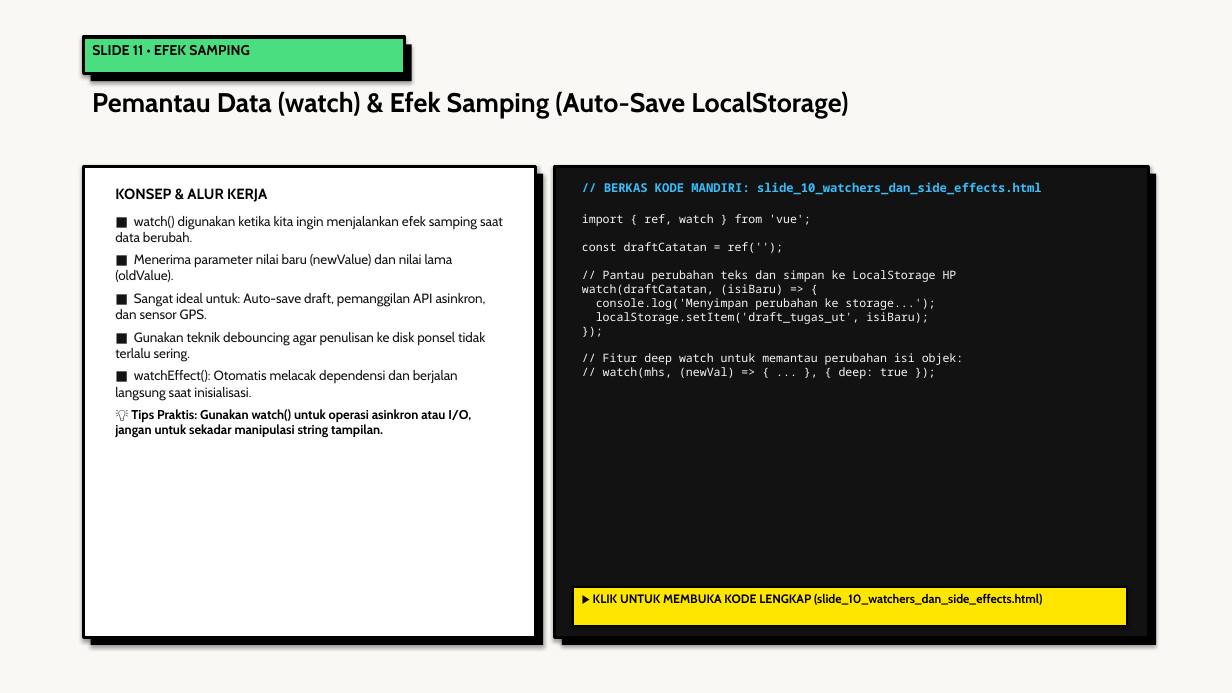
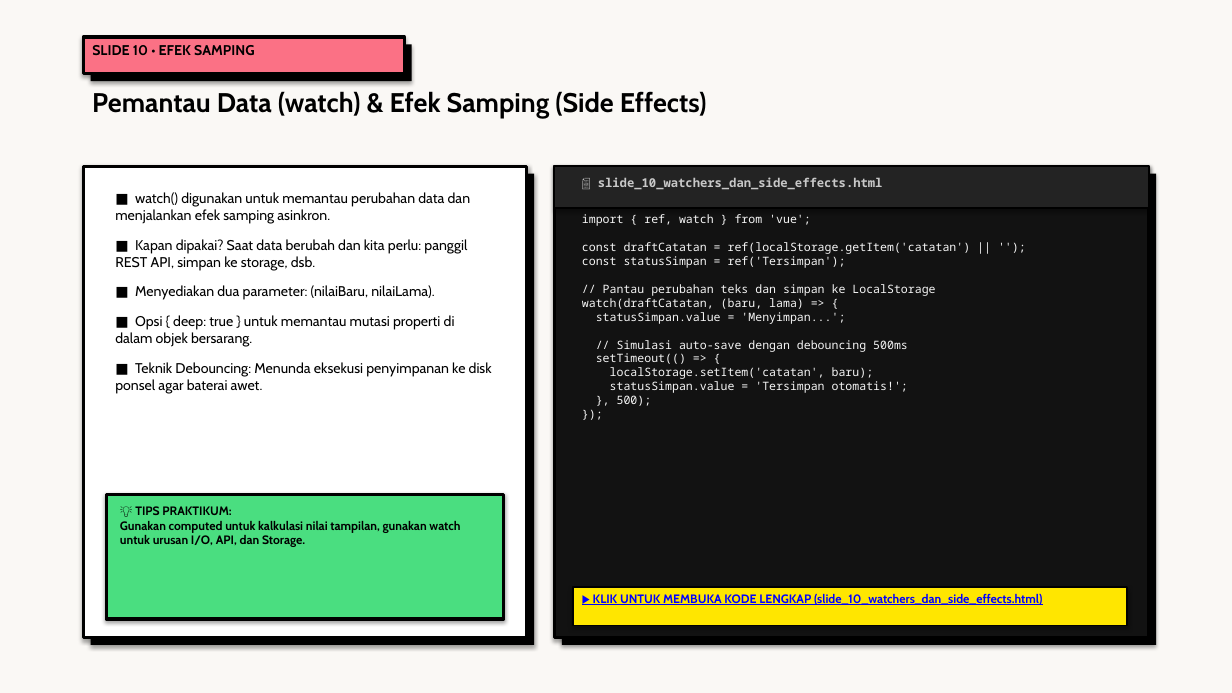
Before and after one commit to antonprafanto/tuweb_mobile2025, a slide deck: slide 10 of slide_presentasi/SESI_02_Frontend_Modern_Vue.pptx (slide 11 before the commit). Drawn at 1232x693 pixels with LibreOffice and Linux fonts; fonts in the diff are those of the drawing. Boxes give left, top, right and bottom in pixels: in the first picture for what was removed or moved away, otherwise in the second. Text is boxed around its words. In the diff, an @@ line names an element or a change of style, - is before the commit and + after.

Commit message:
feat(sesi-02): audit tuntas 18 file html ramah awam diagram svg pptx neobrutalism dan naskah mermaid

```diff
--- a/slide_presentasi/SESI_02_Frontend_Modern_Vue.pptx
+++ b/slide_presentasi/SESI_02_Frontend_Modern_Vue.pptx
@@ rectangle at bbox=[83, 37, 405, 74]: fill #4ADE80 to #FB7185 @@
@@ text at bbox=[92, 45, 255, 56]: text changed @@
-SLIDE 11 • EFEK SAMPING
+SLIDE 10 • EFEK SAMPING
@@ text at bbox=[92, 91, 707, 119]: text changed @@
-Pemantau Data (watch) & Efek Samping (Auto-Save LocalStorage)
+Pemantau Data (watch) & Efek Samping (Side Effects)
@@ rectangle: place and size @@
-rectangle at bbox=[83, 166, 536, 638]
+rectangle at bbox=[83, 166, 527, 638]
@@ rectangle: place and size @@
-rectangle at bbox=[91, 174, 543, 645]
+rectangle at bbox=[91, 174, 534, 645]
@@ rectangle added at bbox=[555, 166, 1149, 208], fill #232323, outline #000000 1.5 pt @@
@@ text at bbox=[598, 177, 883, 190]: text changed; text colour #38BDF8 to #C8C8C8 @@
-// BERKAS KODE MANDIRI: slide_10_watchers_dan_side_effects.html
+📄 slide_10_watchers_dan_side_effects.html
@@ text removed at bbox=[115, 188, 503, 437] @@
-KONSEP & ALUR KERJA
-■ watch() digunakan ketika kita ingin menjalankan efek samping saat data berubah.
-■ Menerima parameter nilai baru (newValue) dan nilai lama (oldValue).
-■ Sangat ideal untuk: Auto-save draft, pemanggilan API asinkron, dan sensor GPS.
-■ Gunakan teknik debouncing agar penulisan ke disk ponsel tidak terlalu sering.
-■ watchEffect(): Otomatis melacak dependensi dan berjalan langsung saat inisialisasi.
-💡 Tips Praktis: Gunakan watch() untuk operasi asinkron atau I/O, jangan untuk sekadar manipulasi string tampilan.
@@ text added at bbox=[115, 192, 492, 394], 11 pt, text #000000 @@
+■ watch() digunakan untuk memantau perubahan data dan menjalankan efek samping asinkron.
+■ Kapan dipakai? Saat data berubah dan kita perlu: panggil REST API, simpan ke storage, dsb.
+■ Menyediakan dua parameter: (nilaiBaru, nilaiLama).
+■ Opsi { deep: true } untuk memantau mutasi properti di dalam objek bersarang.
+■ Teknik Debouncing: Menunda eksekusi penyimpanan ke disk ponsel agar baterai awet.
@@ text at bbox=[582, 242, 971, 406]: text changed @@
-const draftCatatan = ref('');
-// Pantau perubahan teks dan simpan ke LocalStorage HP
-watch(draftCatatan, (isiBaru) => {
-console.log('Menyimpan perubahan ke storage...');
-localStorage.setItem('draft_tugas_ut', isiBaru);
+const draftCatatan = ref(localStorage.getItem('catatan') || '');
+const statusSimpan = ref('Tersimpan');
+// Pantau perubahan teks dan simpan ke LocalStorage
+watch(draftCatatan, (baru, lama) => {
+statusSimpan.value = 'Menyimpan...';
+// Simulasi auto-save dengan debouncing 500ms
+setTimeout(() => {
+localStorage.setItem('catatan', baru);
+statusSimpan.value = 'Tersimpan otomatis!';
+}, 500);
@@ text at bbox=[603, 353, 964, 379]: paragraphs removed @@
-// Fitur deep watch untuk memantau perubahan isi objek:
-// watch(mhs, (newVal) => { ... }, { deep: true });
@@ rectangle added at bbox=[106, 494, 504, 619], fill #4ADE80, outline #000000 2.5 pt @@
@@ text added at bbox=[120, 506, 460, 547], 9.5 pt, text #000000, bold @@
+💡 TIPS PRAKTIKUM:
+Gunakan computed untuk kalkulasi nilai tampilan, gunakan watch untuk urusan I/O, API, dan Storage.
@@ text "▶ KLIK UNTUK MEMBUKA KODE ..." at bbox=[593, 594, 1042, 605]: text colour #000000 to #0000FF, underline on @@
```
Also in this commit, not shown: 15 other slides changed, 2 slides added, 2 slides removed, 21 other files.
